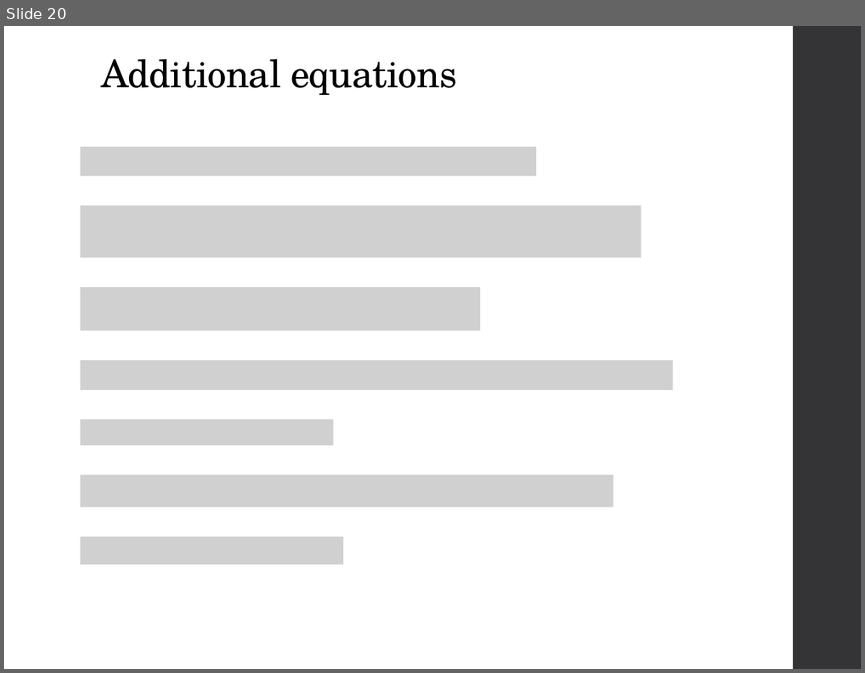
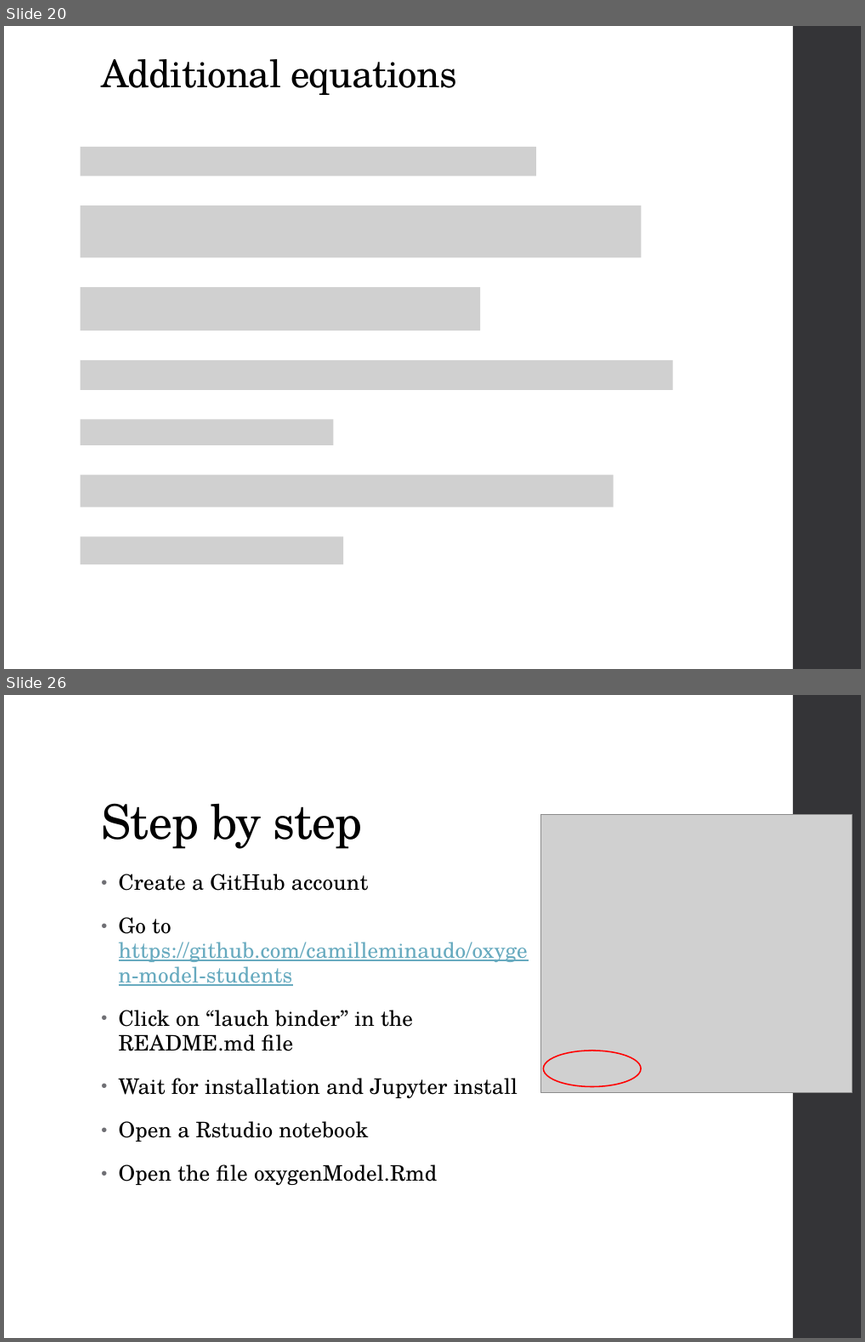
Before and after one commit to camilleminaudo/oxygen-model-demo, a slide deck: 20221222_Building a process-based model, from scratch.pptx. Shown one above the other, each under a label of ours: slide 20 before the commit, slides 20 and 26 after it; the slides between them are not shown. The pictures are 865x673 and 865x1342 pixels, drawn with LibreOffice and Linux fonts; fonts in the diff are those of the drawing; grey boxes stand for pictures. Boxes give left, top, right and bottom in pixels: in the first picture for what was removed or moved away, otherwise in the second. Text is boxed around its words. In the diff, an @@ line names an element or a change of style, - is before the commit and + after.

```diff
--- a/20221222_Building a process-based model, from scratch.pptx
+++ b/20221222_Building a process-based model, from scratch.pptx
@@ slide 26 added at <box>4,695,861,1338</box>, background #FFFFFF; not listed: 1 template element that a slide beside it also shows @@
@@ title added at <box>101,803,363,849</box>, 40 pt, text #000000 @@
+Step by step
@@ picture added at <box>540,815,851,1093</box> @@
@@ text added at <box>119,873,528,1185</box>, 18 pt, text #000000 @@
+• Create a GitHub account
+• Go to https://github.com/camilleminaudo/oxygen-model-students
+• Click on “lauch binder” in the README.md file
+• Wait for installation and Jupyter install
+• Open a Rstudio notebook
+• Open the file oxygenModel.Rmd
@@ ellipse added at <box>543,1050,641,1087</box>, outline #FF0000 1.1 pt @@
```
Also in this commit, not shown: 3 slides changed, 4 other slides added, 1 slide removed, 1 other file.
